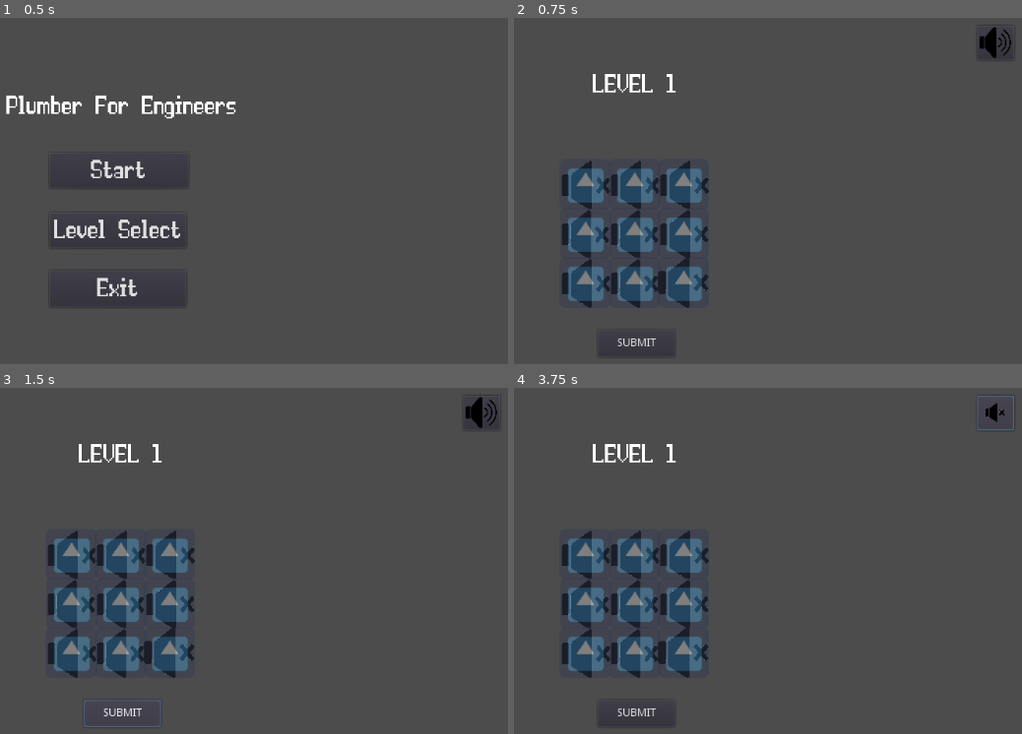
Above: before the commit, frames 1-4 (two rows, left to right).
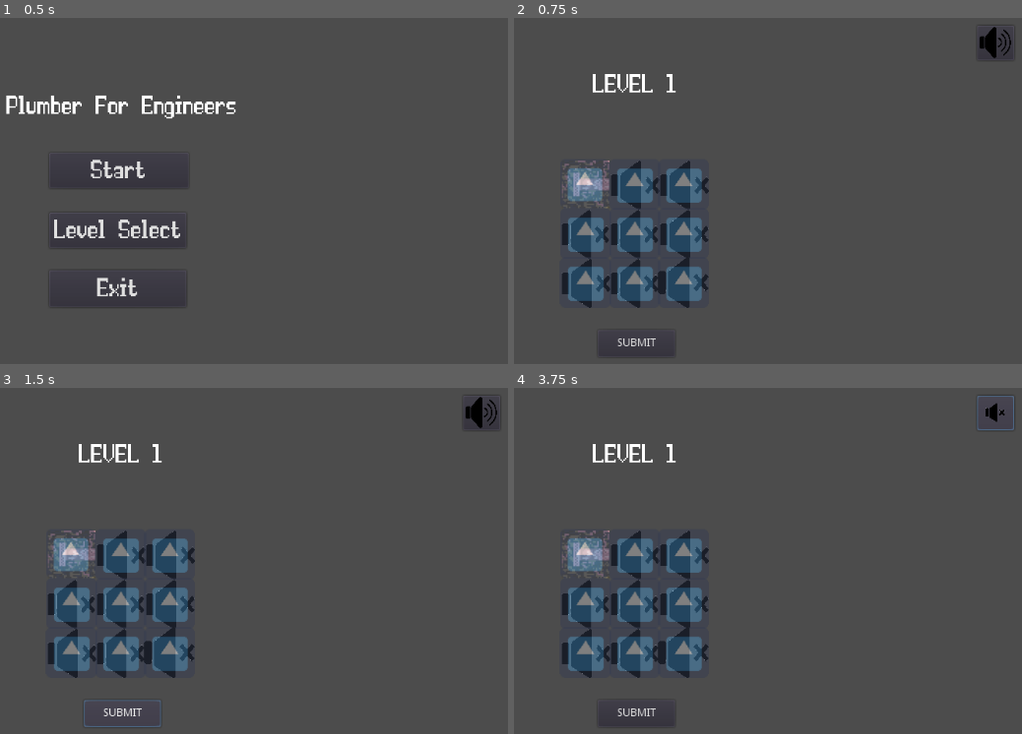
Above: after the commit, the same moments.

Repository: Jackyline/TDDD23-Computer-Game
Game: Godot game, scene res://scenes/Menu.tscn
Two runs of this game, one before a commit and one after it. Both use one fixed random seed, a clock stepped at 60 frames per second and the inputs below. The engine's default icon, where the game draws it, is replaced by a stand-in: a white triangle on a blue panel in a dark square. Sound files missing from this copy of the repository are replaced by a short silence.
Inputs (mouse positions are in pixels of both pictures, inside the frame that each line leads up to):
- Up to frame 1 (0.5 s): no input
- Up to frame 2 (0.75 s): click "Start" at 0.5 s
- Up to frame 3 (1.5 s): click "SUBMIT" at 1.25 s
- Up to frame 4 (3.75 s): click "SUBMIT" at 2 s; click "SUBMIT" at 2.75 s; click (996, 412) at 3.5 s

Frame 1 is identical in both runs. In frame 2, 0.8% of the frame differs, in the area x 9-19%, y 41-56%; in frame 3, 0.8%; in frame 4, 0.8%.

Commit message:
fix: fix pipes array

Diff:
--- a/scenes/Scene1.tscn
+++ b/scenes/Scene1.tscn
@@ -8,6 +8,7 @@
 [ext_resource path="res://scripts/Sound.gd" type="Script" id=6]
 [ext_resource path="res://double-pixel.tres" type="DynamicFont" id=7]
 [ext_resource path="res://textures/mute.png" type="Texture" id=8]
+[ext_resource path="res://textures/pipe1.png" type="Texture" id=9]
 
 [sub_resource type="StyleBoxEmpty" id=1]
 
@@ -68,15 +69,16 @@
 
 [node name="x0" type="Sprite" parent="Board"]
 position = Vector2( -96.4332, -95.7408 )
-scale = Vector2( 0.0653061, 0.0763722 )
-texture = ExtResource( 8 )
-centered = false
-script = ExtResource( 3 )
+scale = Vector2( 0.968413, 0.961812 )
+texture = ExtResource( 9 )
+centered = false
+script = ExtResource( 3 )
+pipes = [ 0 ]
 cost = 1
 
 [node name="Sprite" type="Sprite" parent="Board/x0"]
-position = Vector2( 474, 403.001 )
-scale = Vector2( 15.8125, 13.5938 )
+position = Vector2( 30.9562, 30.7295 )
+scale = Vector2( 1.03262, 1.03971 )
 texture = ExtResource( 2 )
 
 [node name="x1" type="Sprite" parent="Board"]
@@ -86,6 +88,7 @@
 centered = false
 script = ExtResource( 3 )
 column = 1
+pipes = [ 0, 1 ]
 cost = 1
 order = 1
 
@@ -101,6 +104,7 @@
 centered = false
 script = ExtResource( 3 )
 column = 2
+pipes = [ 0 ]
 cost = 1
 order = 2
 
@@ -116,6 +120,7 @@
 centered = false
 script = ExtResource( 3 )
 row = 1
+pipes = [ 0 ]
 cost = 1
 order = 3
 
@@ -132,6 +137,7 @@
 script = ExtResource( 3 )
 row = 1
 column = 1
+pipes = [ 0 ]
 cost = 1
 order = 4
 
@@ -148,6 +154,7 @@
 script = ExtResource( 3 )
 row = 1
 column = 2
+pipes = [ 0 ]
 cost = 1
 order = 5
 
@@ -163,6 +170,7 @@
 centered = false
 script = ExtResource( 3 )
 row = 2
+pipes = [ 0 ]
 cost = 1
 order = 6
 
@@ -179,6 +187,7 @@
 script = ExtResource( 3 )
 row = 2
 column = 1
+pipes = [ 0 ]
 cost = 1
 order = 7
 
--- a/scripts/Area2D.gd
+++ b/scripts/Area2D.gd
@@ -1,6 +1,7 @@
 extends Area2D
 
 var sprites = []
+var players_solution = []
 
 func _ready():
 	var simplex = load("res://scripts/simplex.gd")
@@ -11,17 +12,15 @@
 		if sprite is Sprite:
 			sprites.append(sprite)
 
-	print(_get_constraints())
+	print("constraints: ", _get_constraints())
 
-	print(simplex.new(_get_costs(), _get_constraints()).get_solution())
-
-
+	print("solution: ", simplex.new(_get_costs(), _get_constraints()).get_solution())
 
 func _submit():
 	print("calculating optimum")
+	players_solution.clear()
 	for sprite in sprites:
-		if sprite.is_lifted:
-			print(sprite.row, sprite.column)
+		players_solution.append(sprite.is_lifted)
 
 func _get_costs():
 	var res = []
@@ -34,14 +33,16 @@
 	var res = []
 
 	for sprite in sprites:
-		if temp.has(sprite.pipe_num):
-			temp[sprite.pipe_num][sprite.order] = 1
-		else:
-			# init constraint array for this pipe
-			temp[sprite.pipe_num] = []
-			for i in sprites.size():
-				temp[sprite.pipe_num].append(0)
-			temp[sprite.pipe_num][sprite.order] = 1
+		if !sprite.pipes.empty():
+			for pipe in sprite.pipes:
+				if temp.has(pipe):
+					temp[pipe][sprite.order] = 1
+				else:
+					# init constraint array for this pipe
+					temp[pipe] = []
+					for i in sprites.size():
+						temp[pipe].append(0)
+					temp[pipe][sprite.order] = 1
 
 	for k in temp:
 		res.append(temp[k])
--- a/scripts/Sprite.gd
+++ b/scripts/Sprite.gd
@@ -1,8 +1,8 @@
 extends Sprite
-export var is_lifted : bool
+export var is_lifted : int
 export var row: int
 export var column : int
-export var pipe_num : int
+export var pipes : Array
 export var cost : int
 export var order : int
 var child : Sprite
@@ -16,12 +16,10 @@
 	is_lifted = false
 	modulate.a = 1
 
-
 func _input(event):
-
 	if event is InputEventMouseButton and event.pressed and event.button_index == BUTTON_LEFT:
 		if get_rect().has_point(to_local(event.position)) and !is_lifted:
-			child.modulate.a = 0.2
+			child.modulate.a = 0
 			is_lifted = !is_lifted
 		elif get_rect().has_point(to_local(event.position)) and is_lifted:
 			child.modulate.a = 0.5
Not shown: 1 places in scenes/Menu.tscn that only renumber resources
Not shown: 1 places in scenes/Scene1.tscn that only renumber resources
Binary file added: textures/pipe1.png
